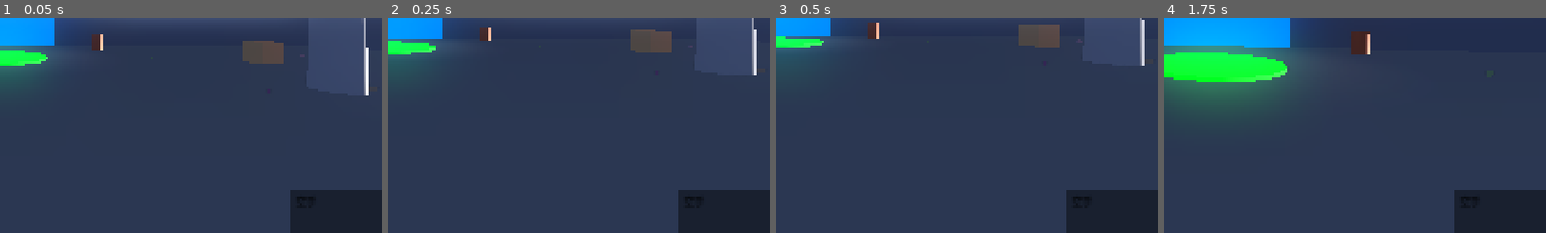
Above: before the commit, frames 1-4 (left to right).
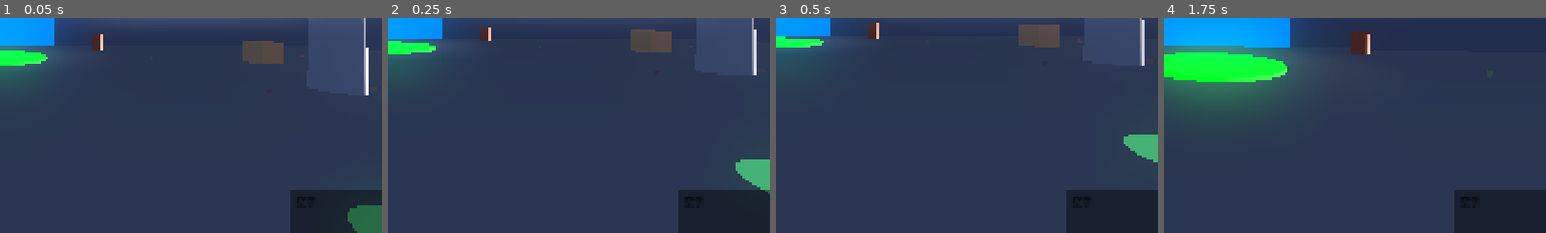
Above: after the commit, the same moments.

Repository: Potatopill98/let-s_go
Game: Godot game, scene res://scenes/main.tscn
Same seed, same stepped clock (60 frames per second), same inputs: the game is played once before the commit and once after it.
Inputs (mouse positions are % of the whole screen's width and height, from its top left):
- Up to frame 1 (0.05 s): no input
- Up to frame 2 (0.25 s): no input
- Up to frame 3 (0.5 s): no input
- Up to frame 4 (1.75 s): tap Enter at 0.5 s; move the mouse to (55, 50) at 0.52 s; hold W (move_forward) from 0.53 s (still down); tap G at 0.6, 1.55 s; click (55, 50) at 0.67 s; tap Space at 0.77, 1.52 s; move the mouse to (45, 50) at 1.27 s; tap E (interact) at 1.35 s
The pictures show only the part of the screen within x 50-100%, y 50-100%; the shares and areas given below are measured in that part.

The runs differ from the first frame. In frame 1, 1.0% of the frame differs, in the area x 91-100%, y 87-100%; in frame 2, 1.0%; in frame 3, 0.8%; in frame 4, nothing differs.

Commit message:
fix: 修复高层丢弃物品+拾取物发光+血条放大5倍
1. 修复高层丢弃物品捡不到：
   - 之前drop_pos.y固定写0.5，在第三层/黑暗走廊(y=12)会掉到地面下
   - 改为drop_pos.y = global_position.y - 0.3，跟随玩家当前高度

2. 拾取物加光源：
   - 加绿色发光圆环底座
   - 加OmniLight3D点光源（范围5米）
   - 黑暗走廊里也能清楚看到物品位置

3. 怪物血条放大5倍：
   - 从1.2x0.15放大到6.0x0.8
   - 位置从2.5米提高到3.8米
   - UNSHADED材质不受光照影响，黑暗里也清晰
   - 每帧look_at相机保持面向玩家

Diff:
--- a/modules/item/item_pickup.tscn
+++ b/modules/item/item_pickup.tscn
@@ -1,10 +1,24 @@
-[gd_scene load_steps=3 format=3 uid="uid://item_pickup_001"]
+[gd_scene load_steps=5 format=3 uid="uid://item_pickup_001"]
 
 [ext_resource type="Script" path="res://modules/item/item_pickup.gd" id="1"]
 
 [sub_resource type="CapsuleShape3D" id="PickupCol"]
 radius = 1.5
 height = 3.0
+
+[sub_resource type="StandardMaterial3D" id="GlowRingMat"]
+albedo_color = Color(0.3, 1.0, 0.5, 0.6)
+emission_enabled = true
+emission = Color(0.3, 1.0, 0.5, 1)
+emission_energy_multiplier = 3.0
+shading_mode = 0
+transparency = 1
+
+[sub_resource type="CylinderMesh" id="GlowRingMesh"]
+material = SubResource("GlowRingMat")
+top_radius = 0.8
+bottom_radius = 0.8
+height = 0.05
 
 [node name="ItemPickup" type="Area3D"]
 script = ExtResource("1")
@@ -13,3 +27,13 @@
 shape = SubResource("PickupCol")
 
 [node name="ModelContainer" type="Node3D" parent="."]
+
+[node name="GlowRing" type="MeshInstance3D" parent="."]
+mesh = SubResource("GlowRingMesh")
+position.y = 0.1
+
+[node name="PickupLight" type="OmniLight3D" parent="."]
+light_color = Color(0.4, 1.0, 0.6, 1)
+light_energy = 2.0
+omni_range = 5.0
+position.y = 1.0
--- a/modules/monster/base_monster.gd
+++ b/modules/monster/base_monster.gd
@@ -39,17 +39,17 @@
 	_create_health_bar()
 
 func _create_health_bar() -> void:
-	# Container at head height
+	# Container high above head, 5x bigger for visibility
 	health_bar_container = Node3D.new()
-	health_bar_container.position = Vector3(0, 2.5, 0)
+	health_bar_container.position = Vector3(0, 3.8, 0)
 	add_child(health_bar_container)
 	# Background (dark)
 	var bg_mat: StandardMaterial3D = StandardMaterial3D.new()
-	bg_mat.albedo_color = Color(0.1, 0.1, 0.1, 1)
+	bg_mat.albedo_color = Color(0.05, 0.05, 0.05, 1)
 	bg_mat.shading_mode = BaseMaterial3D.SHADING_MODE_UNSHADED
 	var health_bar_bg: MeshInstance3D = MeshInstance3D.new()
 	var bg_mesh: PlaneMesh = PlaneMesh.new()
-	bg_mesh.size = Vector2(1.2, 0.15)
+	bg_mesh.size = Vector2(6.0, 0.8)
 	health_bar_bg.mesh = bg_mesh
 	health_bar_bg.material_override = bg_mat
 	health_bar_container.add_child(health_bar_bg)
@@ -59,11 +59,11 @@
 	health_bar_fg_mat.shading_mode = BaseMaterial3D.SHADING_MODE_UNSHADED
 	health_bar_fg = MeshInstance3D.new()
 	var fg_mesh: PlaneMesh = PlaneMesh.new()
-	fg_mesh.size = Vector2(1.1, 0.1)
+	fg_mesh.size = Vector2(5.6, 0.55)
 	health_bar_fg.mesh = fg_mesh
 	health_bar_fg.material_override = health_bar_fg_mat
 	# Offset to left so scaling shrinks from right side
-	health_bar_fg.position.x = -0.55
+	health_bar_fg.position.x = -2.8
 	health_bar_container.add_child(health_bar_fg)
 	_update_health_bar_visual()
 
--- a/modules/player/player.gd
+++ b/modules/player/player.gd
@@ -213,9 +213,9 @@
 		return
 	var item: Node = current_held_item
 	var item_path: String = held_item_scene_path
-	# Get drop position in front of player
+	# Get drop position in front of player, use player's Y so it lands on current floor
 	var drop_pos: Vector3 = global_position + -global_transform.basis.z * 1.5
-	drop_pos.y = 0.5
+	drop_pos.y = global_position.y - 0.3
 	# Get item name
 	var drop_item_name: String = "物品"
 	if item.has_method("weapon_name"):
